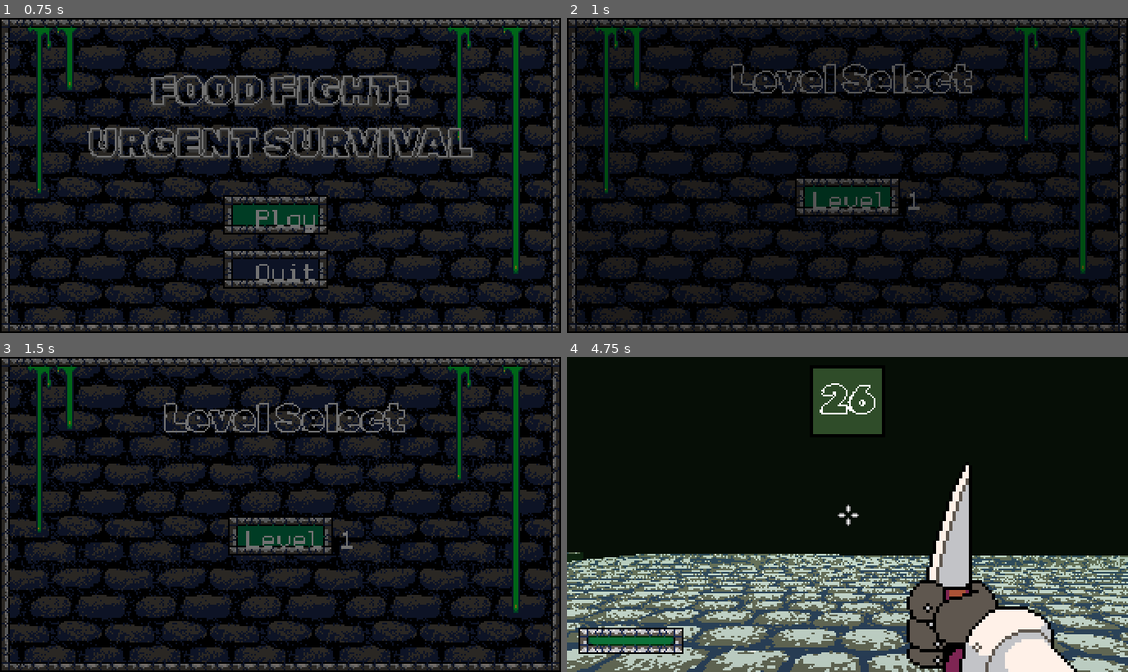
Above: before the commit, frames 1-4 (two rows, left to right).
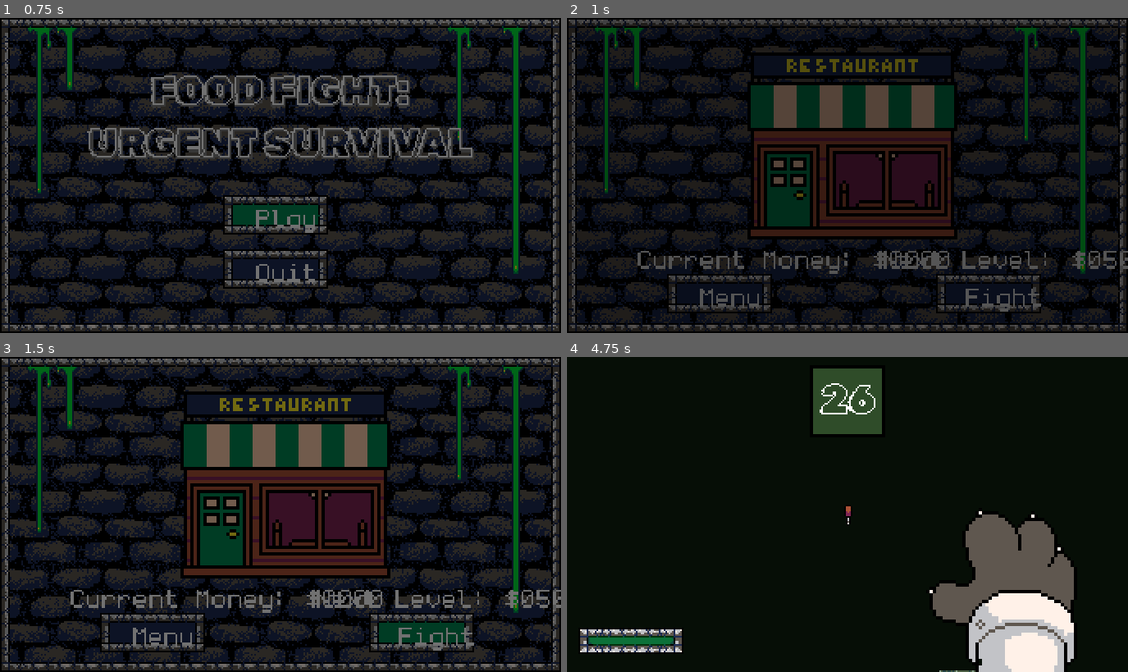
Above: after the commit, the same moments.

Repository: svilinskis1/magic-maker-game
Game: Godot game, scene res://scenes/title.tscn
The game is run twice, just before and just after one commit, with the same random seed, the same clock (stepped at 60 frames per second) and the same inputs.
Inputs (mouse positions are in pixels of both pictures, inside the frame that each line leads up to):
- Up to frame 1 (0.75 s): click "Play" at 0.5 s
- Up to frame 2 (1 s): no input
- Up to frame 3 (1.5 s): click "Level 1" (after the commit: "Fight") at 1.25 s
- Up to frame 4 (4.75 s): tap Enter (ui_accept) at 2 s; move the mouse to (875, 514) at 2.02 s; hold W (forward) from 2.03 s (still down); click (875, 514) at 2.1 s; tap Space (jump) at 2.27, 3.02, 4.52 s; move the mouse to (819, 514) at 2.77 s; click (819, 514) at 2.85 s; move the mouse to (858, 508) at 3.52 s; click (858, 508) at 3.6 s; move the mouse to (841, 520) at 4.27 s; click (841, 520) at 4.35 s

Frame 1 is identical in both runs. In frame 2, 22% of the frame differs, in the area x 12-100%, y 10-94%; in frame 3, 24%; in frame 4, 35%, in the area x 0-100%, y 34-100%.

Commit message:
added lore

Diff:
--- a/scenes/level select.tscn
+++ b/scenes/level select.tscn
@@ -1,6 +1,5 @@
 [gd_scene load_steps=9 format=3 uid="uid://ci5pis83dnlqu"]
 
-[ext_resource type="FontFile" uid="uid://daskbkbie80jl" path="res://assets/fonts/RubikDoodleShadow-Regular.ttf" id="1_fhjvr"]
 [ext_resource type="Script" path="res://scripts/level select.gd" id="1_xde2d"]
 [ext_resource type="FontFile" uid="uid://yne66lh3rbhn" path="res://assets/fonts/font.png" id="2_4s8vm"]
 [ext_resource type="Texture2D" uid="uid://djw77ikaw55jc" path="res://assets/textures/floor.png" id="2_fqe64"]
@@ -8,6 +7,7 @@
 [ext_resource type="Texture2D" uid="uid://cgdquv18ugvji" path="res://assets/ui/button.png" id="5_so0uy"]
 [ext_resource type="Texture2D" uid="uid://mx5lqo0a2del" path="res://assets/ui/buttonhover.png" id="6_s3uvl"]
 [ext_resource type="Texture2D" uid="uid://bhmqehjc1yxhq" path="res://assets/ui/buttonpress.png" id="7_8jxjh"]
+[ext_resource type="Texture2D" uid="uid://08bn8u78312e" path="res://assets/sprites/restaurant1.png" id="8_fv0fd"]
 
 [node name="level select" type="Node2D"]
 script = ExtResource("1_xde2d")
@@ -20,32 +20,62 @@
 
 [node name="frame" parent="." instance=ExtResource("3_q0j0x")]
 
-[node name="title" type="Label" parent="."]
-offset_left = 100.0
-offset_top = 23.0
-offset_right = 244.0
-offset_bottom = 54.0
-theme_override_fonts/font = ExtResource("1_fhjvr")
-theme_override_font_sizes/font_size = 23
-text = "Level Select"
-metadata/_edit_use_anchors_ = true
-
-[node name="Level Button" type="TextureButton" parent="."]
-offset_left = 139.0
-offset_top = 97.0
-offset_right = 203.0
-offset_bottom = 121.0
+[node name="Continue" type="TextureButton" parent="."]
+offset_left = 225.0
+offset_top = 156.0
+offset_right = 289.0
+offset_bottom = 180.0
 texture_normal = ExtResource("5_so0uy")
 texture_pressed = ExtResource("6_s3uvl")
 texture_hover = ExtResource("7_8jxjh")
 
-[node name="Label" type="Label" parent="Level Button"]
+[node name="Label" type="Label" parent="Continue"]
 layout_mode = 0
-offset_left = 11.0
+offset_left = 18.0
 offset_top = 7.0
-offset_right = 53.0
+offset_right = 66.0
 offset_bottom = 20.0
 theme_override_fonts/font = ExtResource("2_4s8vm")
-text = "Level 1"
+text = "Fight"
 
-[connection signal="pressed" from="Level Button" to="." method="_on_button_pressed"]
+[node name="Continue2" type="TextureButton" parent="."]
+offset_left = 61.0
+offset_top = 156.0
+offset_right = 125.0
+offset_bottom = 180.0
+texture_normal = ExtResource("5_so0uy")
+texture_pressed = ExtResource("6_s3uvl")
+texture_hover = ExtResource("7_8jxjh")
+
+[node name="Label" type="Label" parent="Continue2"]
+layout_mode = 0
+offset_left = 20.0
+offset_top = 7.0
+offset_right = 68.0
+offset_bottom = 20.0
+theme_override_fonts/font = ExtResource("2_4s8vm")
+text = "Menu"
+
+[node name="Restaurant" type="Sprite2D" parent="."]
+position = Vector2(174, 71)
+scale = Vector2(2, 2)
+texture = ExtResource("8_fv0fd")
+
+[node name="nextMoney" type="Label" parent="."]
+offset_left = 193.0
+offset_top = 140.0
+offset_right = 313.0
+offset_bottom = 163.0
+theme_override_fonts/font = ExtResource("2_4s8vm")
+text = "Next Level: $1000"
+
+[node name="currentMoney" type="Label" parent="."]
+offset_left = 43.0
+offset_top = 140.0
+offset_right = 163.0
+offset_bottom = 163.0
+theme_override_fonts/font = ExtResource("2_4s8vm")
+text = "Current Money: $0000"
+
+[connection signal="pressed" from="Continue" to="." method="_on_button_pressed"]
+[connection signal="pressed" from="Continue2" to="." method="_on_menu_pressed"]
--- a/scenes/pickup.tscn
+++ b/scenes/pickup.tscn
@@ -1,8 +1,7 @@
-[gd_scene load_steps=5 format=3 uid="uid://qnhykvamji81"]
+[gd_scene load_steps=4 format=3 uid="uid://qnhykvamji81"]
 
 [ext_resource type="Script" path="res://scripts/pickup.gd" id="1_7sof1"]
 [ext_resource type="Texture2D" uid="uid://bnqv7ys82cp43" path="res://assets/sprites/applepickup2.png" id="1_khxw1"]
-[ext_resource type="AudioStream" uid="uid://co3xtc5j10wqy" path="res://assets/sounds/collect.wav" id="3_08krk"]
 
 [sub_resource type="SphereShape3D" id="SphereShape3D_15x4i"]
 radius = 0.230065
@@ -25,8 +24,4 @@
 [node name="CollisionShape3D" type="CollisionShape3D" parent="pickupArea"]
 shape = SubResource("SphereShape3D_15x4i")
 
-[node name="CollectSoundPlayer" type="AudioStreamPlayer3D" parent="."]
-stream = ExtResource("3_08krk")
-bus = &"SFX"
-
 [connection signal="area_entered" from="pickupArea" to="." method="_on_area_3d_area_entered"]
--- a/scenes/player.tscn
+++ b/scenes/player.tscn
@@ -1,11 +1,13 @@
-[gd_scene load_steps=9 format=3 uid="uid://ba6uwlxv4j5ev"]
+[gd_scene load_steps=11 format=3 uid="uid://ba6uwlxv4j5ev"]
 
 [ext_resource type="Script" path="res://scripts/player.gd" id="1_7dwxx"]
 [ext_resource type="Texture2D" uid="uid://3qfb5r4577th" path="res://assets/sprites/hand.png" id="2_wovxr"]
 [ext_resource type="Texture2D" uid="uid://dnadd3iurm13m" path="res://assets/sprites/crosshair.png" id="3_gml2l"]
+[ext_resource type="Texture2D" uid="uid://cfj7nv0r43ajy" path="res://assets/sprites/hand2.png" id="3_qw4ts"]
 [ext_resource type="Texture2D" uid="uid://cw42vb05cgpy0" path="res://assets/ui/health bar.png" id="4_pj5w1"]
 [ext_resource type="AudioStream" uid="uid://p8i436qsd4fa" path="res://assets/sounds/throw.wav" id="5_oajm2"]
 [ext_resource type="AudioStream" uid="uid://uwn1wd1r34ex" path="res://assets/sounds/hurt.wav" id="6_nds27"]
+[ext_resource type="AudioStream" uid="uid://co3xtc5j10wqy" path="res://assets/sounds/collect.wav" id="7_rv3dd"]
 
 [sub_resource type="CapsuleShape3D" id="CapsuleShape3D_8sl6o"]
 
@@ -17,6 +19,20 @@
 }],
 "loop": true,
 "name": &"idle",
+"speed": 5.0
+}, {
+"frames": [{
+"duration": 1.0,
+"texture": ExtResource("3_qw4ts")
+}, {
+"duration": 1.0,
+"texture": ExtResource("3_qw4ts")
+}, {
+"duration": 1.0,
+"texture": ExtResource("3_qw4ts")
+}],
+"loop": false,
+"name": &"shoot",
 "speed": 5.0
 }]
 
@@ -54,8 +70,10 @@
 position = Vector2(251, 128)
 scale = Vector2(2, 2)
 sprite_frames = SubResource("SpriteFrames_b30oj")
-animation = &"idle"
+animation = &"shoot"
 autoplay = "idle"
+frame = 2
+frame_progress = 1.0
 
 [node name="Crosshair" type="Sprite2D" parent="UI/Control"]
 position = Vector2(171, 96)
@@ -79,15 +97,19 @@
 rounded = true
 show_percentage = false
 
+[node name="InvincibilityTimer" type="Timer" parent="."]
+one_shot = true
+
 [node name="ShootSoundPlayer" type="AudioStreamPlayer" parent="."]
 stream = ExtResource("5_oajm2")
 bus = &"SFX"
 
-[node name="InvincibilityTimer" type="Timer" parent="."]
-one_shot = true
-
 [node name="HurtSoundPlayer" type="AudioStreamPlayer" parent="."]
 stream = ExtResource("6_nds27")
+
+[node name="CollectSoundPlayer" type="AudioStreamPlayer" parent="."]
+stream = ExtResource("7_rv3dd")
+bus = &"SFX"
 
 [connection signal="area_entered" from="PlayerArea" to="." method="_on_player_area_area_entered"]
 [connection signal="area_exited" from="PlayerArea" to="." method="_on_player_area_area_exited"]
--- a/scenes/results.tscn
+++ b/scenes/results.tscn
@@ -12,7 +12,7 @@
 
 [sub_resource type="Animation" id="Animation_2bepl"]
 resource_name = "results"
-length = 7.5
+length = 9.5
 tracks/0/type = "value"
 tracks/0/imported = false
 tracks/0/enabled = true
@@ -92,10 +92,34 @@
 tracks/6/interp = 1
 tracks/6/loop_wrap = true
 tracks/6/keys = {
-"times": PackedFloat32Array(0, 7.5),
-"transitions": PackedFloat32Array(1, 1),
-"update": 1,
-"values": [Color(1, 1, 1, 0), Color(1, 1, 1, 1)]
+"times": PackedFloat32Array(0, 7),
+"transitions": PackedFloat32Array(1, 1),
+"update": 1,
+"values": [Color(1, 1, 1, 0), Color(1, 1, 1, 1)]
+}
+tracks/7/type = "value"
+tracks/7/imported = false
+tracks/7/enabled = true
+tracks/7/path = NodePath("labels/cumulativeMoney:modulate")
+tracks/7/interp = 1
+tracks/7/loop_wrap = true
+tracks/7/keys = {
+"times": PackedFloat32Array(0, 8.5),
+"transitions": PackedFloat32Array(1, 1),
+"update": 1,
+"values": [Color(1, 1, 1, 0), Color(1, 1, 1, 1)]
+}
+tracks/8/type = "value"
+tracks/8/imported = false
+tracks/8/enabled = true
+tracks/8/path = NodePath("play button:visible")
+tracks/8/interp = 1
+tracks/8/loop_wrap = true
+tracks/8/keys = {
+"times": PackedFloat32Array(0, 9.5),
+"transitions": PackedFloat32Array(1, 1),
+"update": 1,
+"values": [false, true]
 }
 
 [sub_resource type="AnimationLibrary" id="AnimationLibrary_jvggw"]
@@ -109,10 +133,10 @@
 [node name="bg" parent="." instance=ExtResource("3_4bkl7")]
 
 [node name="title" type="Label" parent="."]
-offset_left = 98.0
-offset_top = 6.0
-offset_right = 242.0
-offset_bottom = 37.0
+offset_left = 102.0
+offset_top = 11.0
+offset_right = 246.0
+offset_bottom = 42.0
 theme_override_fonts/font = ExtResource("2_1xyru")
 theme_override_font_sizes/font_size = 23
 text = "Results"
@@ -141,98 +165,107 @@
 
 [node name="apples" type="Label" parent="labels"]
 offset_left = 81.0
-offset_top = 57.0
+offset_top = 52.0
 offset_right = 249.0
-offset_bottom = 80.0
+offset_bottom = 75.0
 theme_override_fonts/font = ExtResource("3_6ttlf")
 text = "Apples         x  $      = $"
 
 [node name="spaghettis" type="Label" parent="labels"]
 offset_left = 58.0
-offset_top = 87.0
+offset_top = 73.0
 offset_right = 250.0
-offset_bottom = 110.0
+offset_bottom = 96.0
 theme_override_fonts/font = ExtResource("3_6ttlf")
 text = "Spaghettis         x  $      = $"
 
 [node name="total" type="Label" parent="labels"]
-offset_left = 88.0
-offset_top = 111.0
-offset_right = 280.0
-offset_bottom = 134.0
-theme_override_fonts/font = ExtResource("3_6ttlf")
-text = "Total                   = $"
+offset_left = 64.0
+offset_top = 93.0
+offset_right = 286.0
+offset_bottom = 116.0
+theme_override_fonts/font = ExtResource("3_6ttlf")
+text = "Collected                   = $"
+
+[node name="cumulative" type="Label" parent="labels"]
+offset_left = 52.0
+offset_top = 122.0
+offset_right = 256.0
+offset_bottom = 148.0
+theme_override_fonts/font = ExtResource("3_6ttlf")
+text = "Total Money                   = $"
 
 [node name="appleAmt" type="Label" parent="labels"]
-modulate = Color(1, 1, 1, 0)
 offset_left = 145.0
-offset_top = 58.0
+offset_top = 53.0
 offset_right = 158.0
-offset_bottom = 71.0
+offset_bottom = 66.0
 theme_override_fonts/font = ExtResource("3_6ttlf")
 text = "00"
 
 [node name="spagAmt" type="Label" parent="labels"]
-modulate = Color(1, 1, 1, 0)
 offset_left = 145.0
-offset_top = 87.0
+offset_top = 73.0
 offset_right = 158.0
-offset_bottom = 100.0
+offset_bottom = 86.0
 theme_override_fonts/font = ExtResource("3_6ttlf")
 text = "00"
 
 [node name="spagWorth" type="Label" parent="labels"]
-modulate = Color(1, 1, 1, 0)
 offset_left = 206.0
-offset_top = 88.0
+offset_top = 74.0
 offset_right = 219.0
-offset_bottom = 101.0
+offset_bottom = 87.0
 theme_override_fonts/font = ExtResource("3_6ttlf")
 text = "00"
 
 [node name="appleWorth" type="Label" parent="labels"]
-modulate = Color(1, 1, 1, 0)
 offset_left = 206.0
-offset_top = 58.0
+offset_top = 53.0
 offset_right = 219.0
-offset_bottom = 71.0
+offset_bottom = 66.0
 theme_override_fonts/font = ExtResource("3_6ttlf")
 text = "00"
 
 [node name="appleMoney" type="Label" parent="labels"]
-modulate = Color(1, 1, 1, 0)
-offset_left = 258.0
-offset_top = 57.0
-offset_right = 276.0
-offset_bottom = 70.0
+offset_left = 258.0
+offset_top = 52.0
+offset_right = 276.0
+offset_bottom = 65.0
 theme_override_fonts/font = ExtResource("3_6ttlf")
 text = "000"
 
 [node name="spagMoney" type="Label" parent="labels"]
-modulate = Color(1, 1, 1, 0)
-offset_left = 258.0
-offset_top = 87.0
-offset_right = 276.0
-offset_bottom = 100.0
+offset_left = 258.0
+offset_top = 73.0
+offset_right = 276.0
+offset_bottom = 86.0
 theme_override_fonts/font = ExtResource("3_6ttlf")
 text = "000"
 
 [node name="totalMoney" type="Label" parent="labels"]
-modulate = Color(1, 1, 1, 0)
-offset_left = 258.0
-offset_top = 111.0
-offset_right = 276.0
-offset_bottom = 124.0
+offset_left = 258.0
+offset_top = 92.0
+offset_right = 276.0
+offset_bottom = 105.0
+theme_override_fonts/font = ExtResource("3_6ttlf")
+text = "000"
+
+[node name="cumulativeMoney" type="Label" parent="labels"]
+offset_left = 258.0
+offset_top = 122.0
+offset_right = 276.0
+offset_bottom = 135.0
 theme_override_fonts/font = ExtResource("3_6ttlf")
 text = "000"
 
 [node name="Applepickup2" type="Sprite2D" parent="."]
-position = Vector2(128, 62)
+position = Vector2(130, 57)
 scale = Vector2(0.1, 0.1)
 texture = ExtResource("4_5q38s")
 
 [node name="Spagpickup" type="Sprite2D" parent="."]
-position = Vector2(128, 92)
+position = Vector2(130, 78)
 scale = Vector2(0.1, 0.1)
 texture = ExtResource("5_6c3q0")
 
--- a/scripts/global.gd
+++ b/scripts/global.gd
@@ -1,8 +1,12 @@
 extends Node
 
 var player
-var apples_collected
-var spag_collected
+var total_money = 0
+var level = 1
+var next_level = 500
+
+var apples_collected = 0
+var spag_collected = 0
 
 const apple_worth = 10
 const spag_worth = 20
@@ -10,3 +14,9 @@
 func reset_level():
 	apples_collected = 0
 	spag_collected = 0
+
+func update_money_total(earned):
+	total_money += earned
+	if total_money >= next_level:
+		level += 1
+		next_level *= 2
--- a/scripts/level select.gd
+++ b/scripts/level select.gd
@@ -3,8 +3,10 @@
 
 # Called when the node enters the scene tree for the first time.
 func _ready():
-	pass # Replace with function body.
-
+	$currentMoney.text = str("Current Money: $%04d" % global.total_money)
+	$nextMoney.text = str("Next Level: $%04d" % global.next_level)
+	if global.next_level > 2:
+		$Restaurant.texture = load("res://assets/sprites/restaurant2.png")
 
 # Called every frame. 'delta' is the elapsed time since the previous frame.
 func _process(delta):
@@ -14,4 +16,7 @@
 
 func _on_button_pressed():
 	transition.change_scene("res://scenes/level1.tscn")
-	pass # Replace with function body.
+
+
+func _on_menu_pressed():
+	transition.change_scene("res://scenes/title.tscn")
--- a/scripts/pickup.gd
+++ b/scripts/pickup.gd
@@ -29,7 +29,6 @@
 
 func _on_area_3d_area_entered(area):
 	if area.name == "PlayerArea":
-		$CollectSoundPlayer.play()
 		match type:
 			"apple":
 				global.apples_collected += 1
--- a/scripts/player.gd
+++ b/scripts/player.gd
@@ -75,6 +75,12 @@
 		ray_cast_3d.get_collider().take_damage(1)
 
 	$ShootSoundPlayer.play()
+	$UI/Control/Hand.play("shoot")
+	$UI/Control/Crosshair.texture = load("res://assets/ui/knife crosshair.png")
+
+	await ($UI/Control/Hand.animation_finished)
+	$UI/Control/Hand.play("idle")
+	$UI/Control/Crosshair.texture = load("res://assets/sprites/crosshair.png")
 
 func shoot_anim_done():
 	can_shoot = true
@@ -95,6 +101,8 @@
 func _on_player_area_area_entered(area):
 	if area.name == "WaterArea":
 		inWater = true
+	if area.name == "pickupArea":
+		$CollectSoundPlayer.play()
 
 func _on_player_area_area_exited(area):
 		if area.name == "WaterArea":
--- a/scripts/results.gd
+++ b/scripts/results.gd
@@ -15,6 +15,9 @@
 
 	$labels/totalMoney.text = str("%03d" % (global.apples_collected * global.apple_worth + global.spag_collected * global.spag_worth))
 
+	global.update_money_total(global.apples_collected * global.apple_worth + global.spag_collected * global.spag_worth)
+	$labels/cumulativeMoney.text = str("%04d" % global.total_money)
+
 	$AnimationPlayer.play("results")
 
 
Binary file changed: assets/sprites/hand2.png
Binary file added: assets/sprites/restaurant1.png
Not shown, changed: assets/sprites/restaurant1.png.import
Binary file added: assets/sprites/restaurant2.png
Not shown, added: assets/sprites/restaurant2.png.import
Renamed: assets/sprites/grate.png -> assets/textures/grate.png
Not shown, added: assets/textures/grate.png.import
Binary file added: assets/ui/knife crosshair.png
Not shown, added: assets/ui/knife crosshair.png.import
